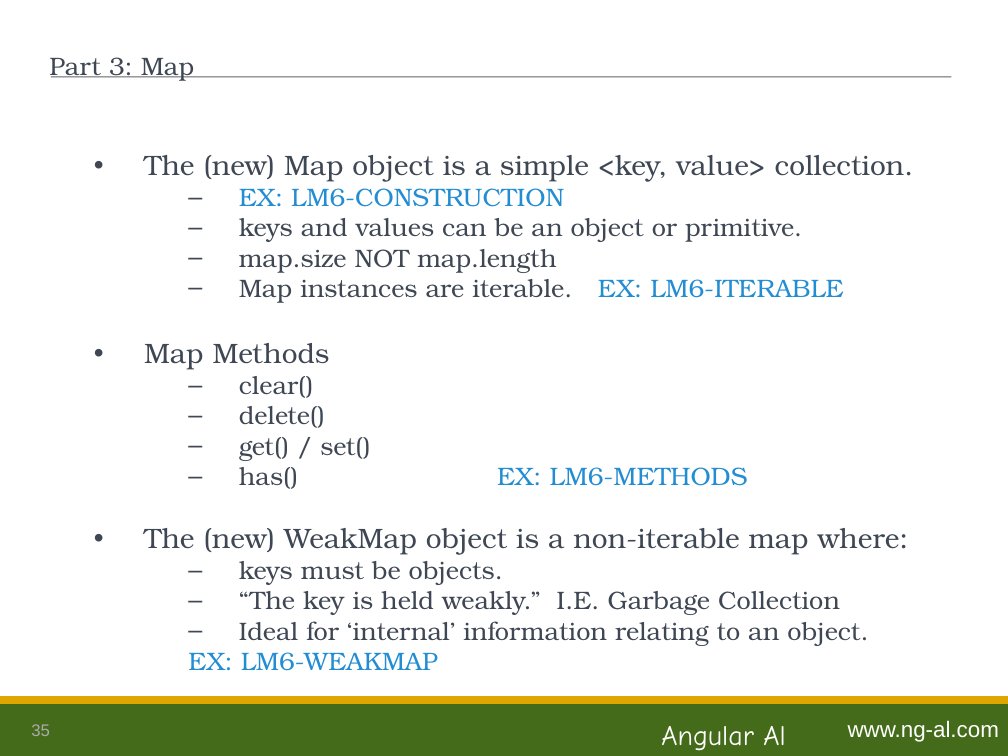
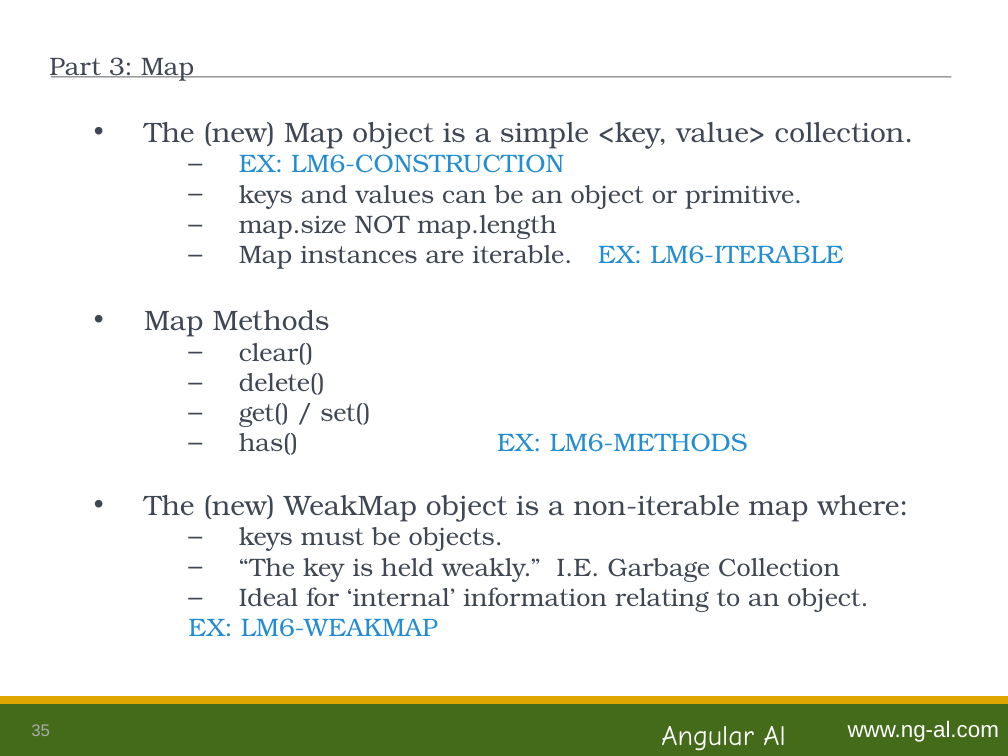
Before and after one commit to ng-al/es6-Intro, a slide deck: slide 35 of es6_Intro.ppt. Drawn at 1008x756 pixels with LibreOffice and Linux fonts; fonts in the diff are those of the drawing. Boxes give left, top, right and bottom in pixels: in the first picture for what was removed or moved away, otherwise in the second. Text is boxed around its words. In the diff, an @@ line names an element or a change of style, - is before the commit and + after.

```diff
--- a/es6_Intro.ppt
+++ b/es6_Intro.ppt
@@ text "The (new) Map object is ...": place and size @@
-text "The (new) Map object is ..." at box(144, 155, 913, 671)
+text "The (new) Map object is ..." at box(144, 122, 913, 637)
```
Also in this commit, not shown: 7 other slides changed, 1 slide removed.
